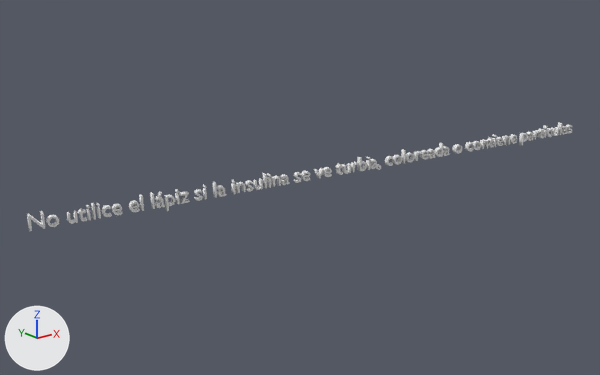
Renders of the Blender file Medical/Assets/AR2/Seba/Textos/Paso 1/Paso1.4.blend from each side of a commit.
Camera for both pictures: a 50 mm camera at (-17.2, -29.2, 12.3) aimed at (7.3, 1.4, 0.0). Every picture has the same lights, and +X, +Y and +Z are marked at lower left.

In view in the first picture: 'Text'.
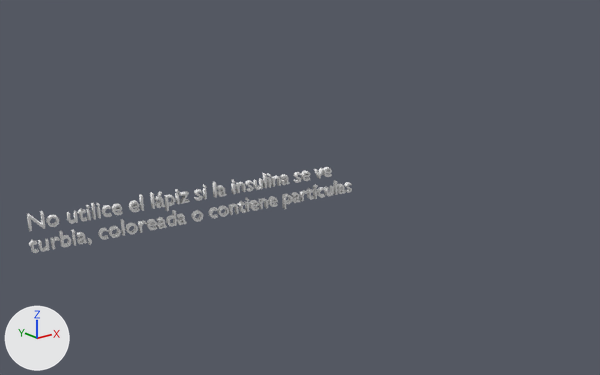
Pixel boxes (x1, y1, x2, y2) of what changed, in the pictures (600 x 375 px):
'Text', text changed
    before: (27, 122, 573, 231)
    after: (27, 167, 352, 253)

Patch to the scene script:
```diff
--- a/Medical/Assets/AR2/Seba/Textos/Paso 1/Paso1.4.blend.py
+++ b/Medical/Assets/AR2/Seba/Textos/Paso 1/Paso1.4.blend.py
@@ txt_text @@
 txt_text = bpy.data.curves.new('Text', 'FONT')
-txt_text.body = 'No utilice el lápiz si la insulina se ve turbia, coloreada o contiene partículas'
+txt_text.body = 'No utilice el lápiz si la insulina se ve\nturbia, coloreada o contiene partículas'
 txt_text.extrude = 0.118
```
